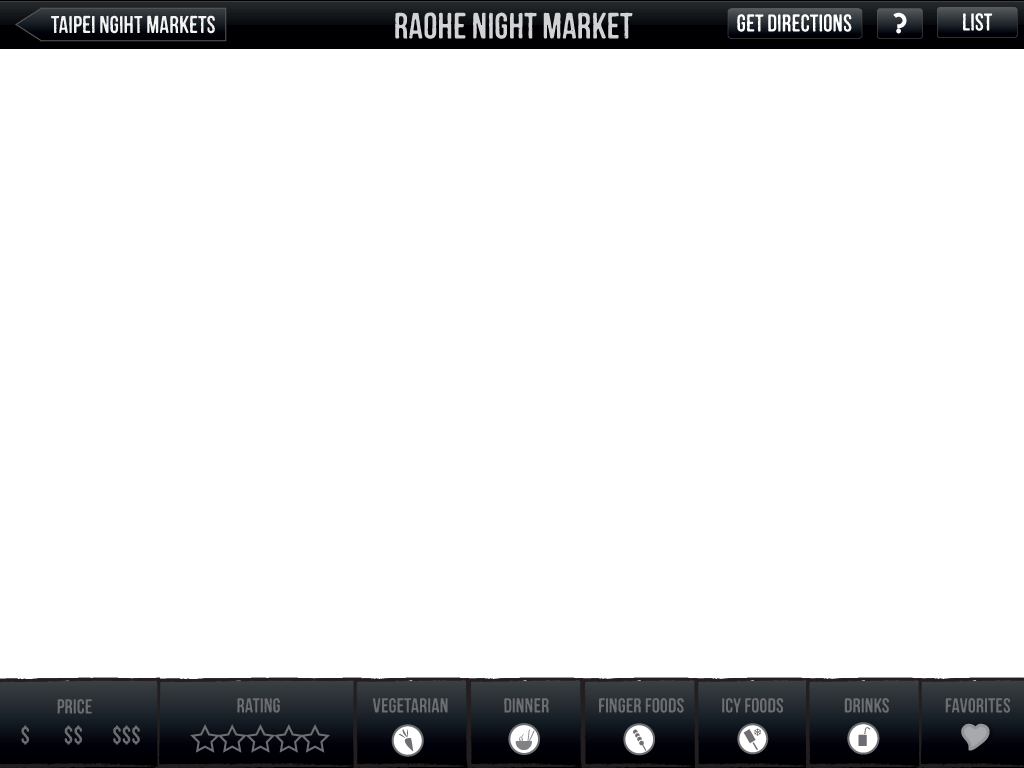
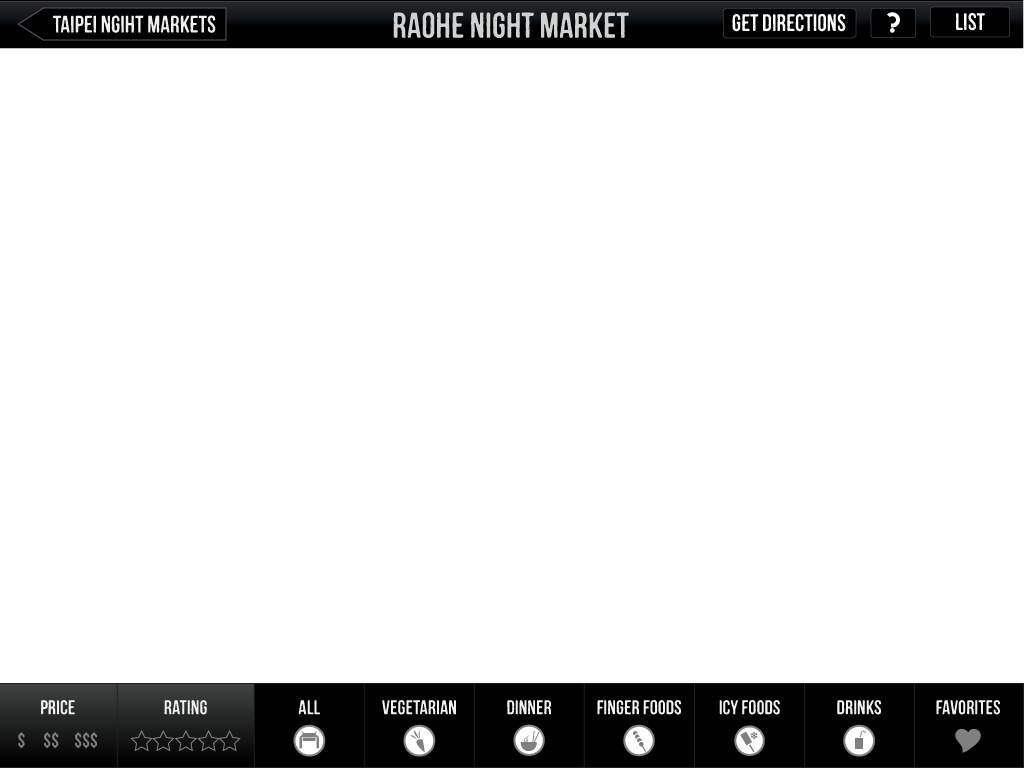
Two versions of the same layered image (1024x768). Layer-by-layer changes:
removed layer "Vector Smart Object copy" over [0, 0, 1024, 768]
hid "Vector Smart Object" (1st of 3), painted on it over [0, 0, 1024, 768]
removed layer "Layer 1" over [0, 689, 1024, 768]
added layer "Vector Smart Object" (2nd of 3) above "Vector Smart Object" over [0, 0, 1024, 768]
